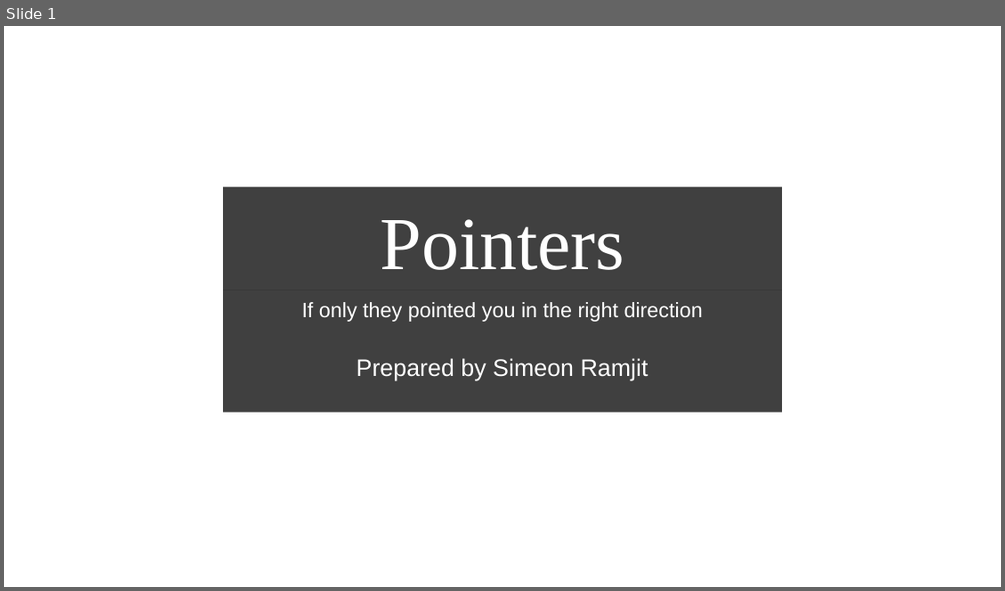
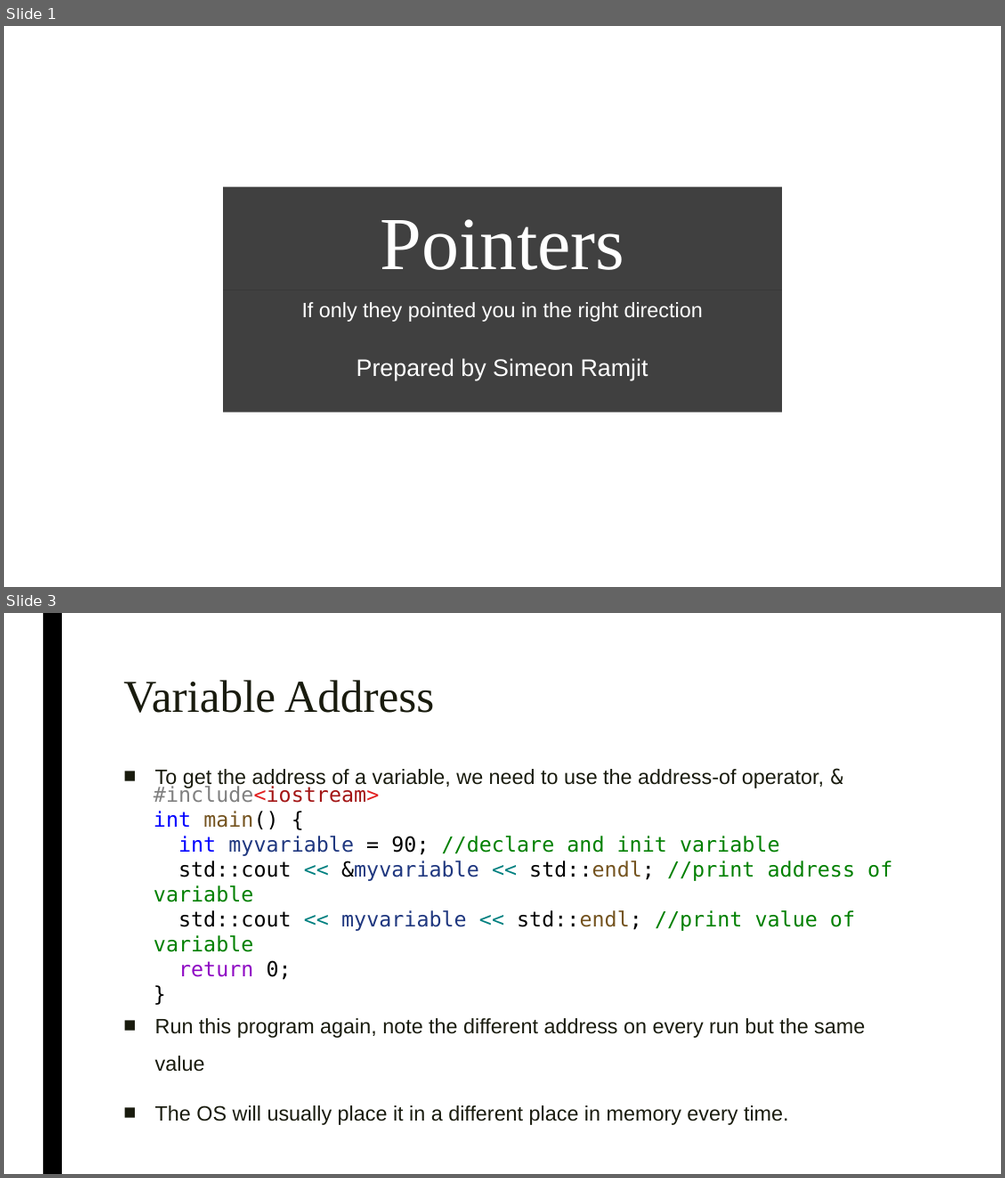
Before and after one commit to simeon9696/programmingworkshop, a slide deck: 10.) Pointers/Pointers.pptx. Shown one above the other, each under a label of ours: slide 1 before the commit, slides 1 and 3 after it; the slides between them are not shown. The pictures are 1005x591 and 1005x1178 pixels, drawn with LibreOffice and Linux fonts; fonts in the diff are those of the drawing; background and template pictures are left out. Boxes give left, top, right and bottom in pixels: in the first picture for what was removed or moved away, otherwise in the second. Text is boxed around its words. In the diff, an @@ line names an element or a change of style, - is before the commit and + after.

```diff
--- a/10.) Pointers/Pointers.pptx
+++ b/10.) Pointers/Pointers.pptx
@@ slide 3 added at <box>4,613,1001,1174</box>, background #FFFFFF @@
@@ rectangle added at <box>43,613,62,1174</box>, fill #000000 @@
@@ title added at <box>123,680,434,713</box>, 44 pt, text #191B0E @@
+Variable Address
@@ text added at <box>155,769,865,1125</box>, 20 pt, text #191B0E @@
+■ To get the address of a variable, we need to use the address-of operator, &
+■ Run this program again, note the different address on every run but the same value
+■ The OS will usually place it in a different place in memory every time.
@@ text added at <box>154,811,892,980</box>, 20 pt, text #008000 @@
+#include<iostream>
+int main() {
+int myvariable = 90; //declare and init variable
+std::cout << &myvariable << std::endl; //print address of variable
+std::cout << myvariable << std::endl; //print value of variable
+return 0;
+}
```
Also in this commit, not shown: 10 other slides added, 1 slide removed, 3 other files.
